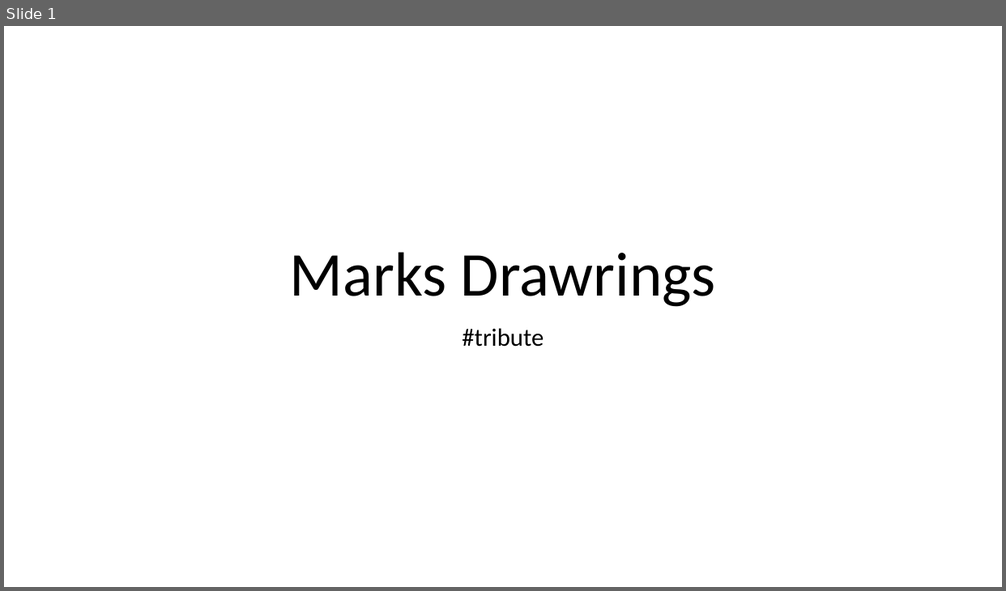
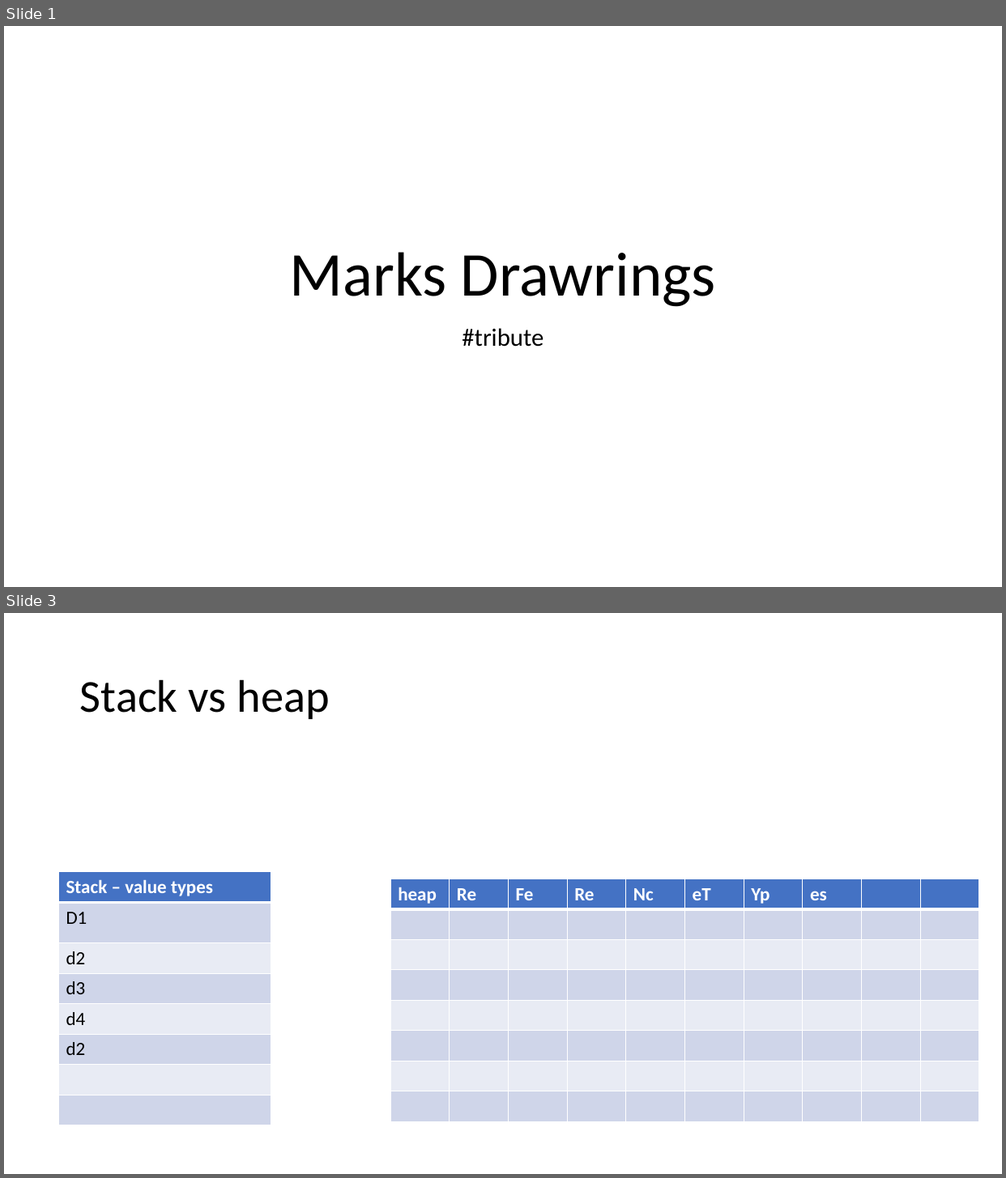
Before and after one commit to 221114-NET/trainer_code, a slide deck: resources/MarksDrawrings.pptx. Shown one above the other, each under a label of ours: slide 1 before the commit, slides 1 and 3 after it; the slides between them are not shown. The pictures are 1006x591 and 1006x1178 pixels, drawn with LibreOffice and Linux fonts; fonts in the diff are those of the drawing. Boxes give left, top, right and bottom in pixels: in the first picture for what was removed or moved away, otherwise in the second. Text is boxed around its words. In the diff, an @@ line names an element or a change of style, - is before the commit and + after.

Commit message:
adds stack vs heap graphic

```diff
--- a/resources/MarksDrawrings.pptx
+++ b/resources/MarksDrawrings.pptx
@@ slide 3 added at (4, 613, 1002, 1174), background #FFFFFF @@
@@ title added at (80, 679, 329, 719), 44 pt, text #000000 @@
+Stack vs heap
@@ table added at (58, 872, 271, 1125), 8 rows, 1 columns @@
+Stack – value types
+D1
+d2
+d3
+d4
+d2
+
+
@@ table added at (390, 879, 982, 1118), 8 rows, 10 columns @@
+heap | Re | Fe | Re | Nc | eT | Yp | es |  | 
+ |  |  |  |  |  |  |  |  | 
+ |  |  |  |  |  |  |  |  | 
+ |  |  |  |  |  |  |  |  | 
+ |  |  |  |  |  |  |  |  | 
+ |  |  |  |  |  |  |  |  | 
+ |  |  |  |  |  |  |  |  | 
+ |  |  |  |  |  |  |  |  | 
```
